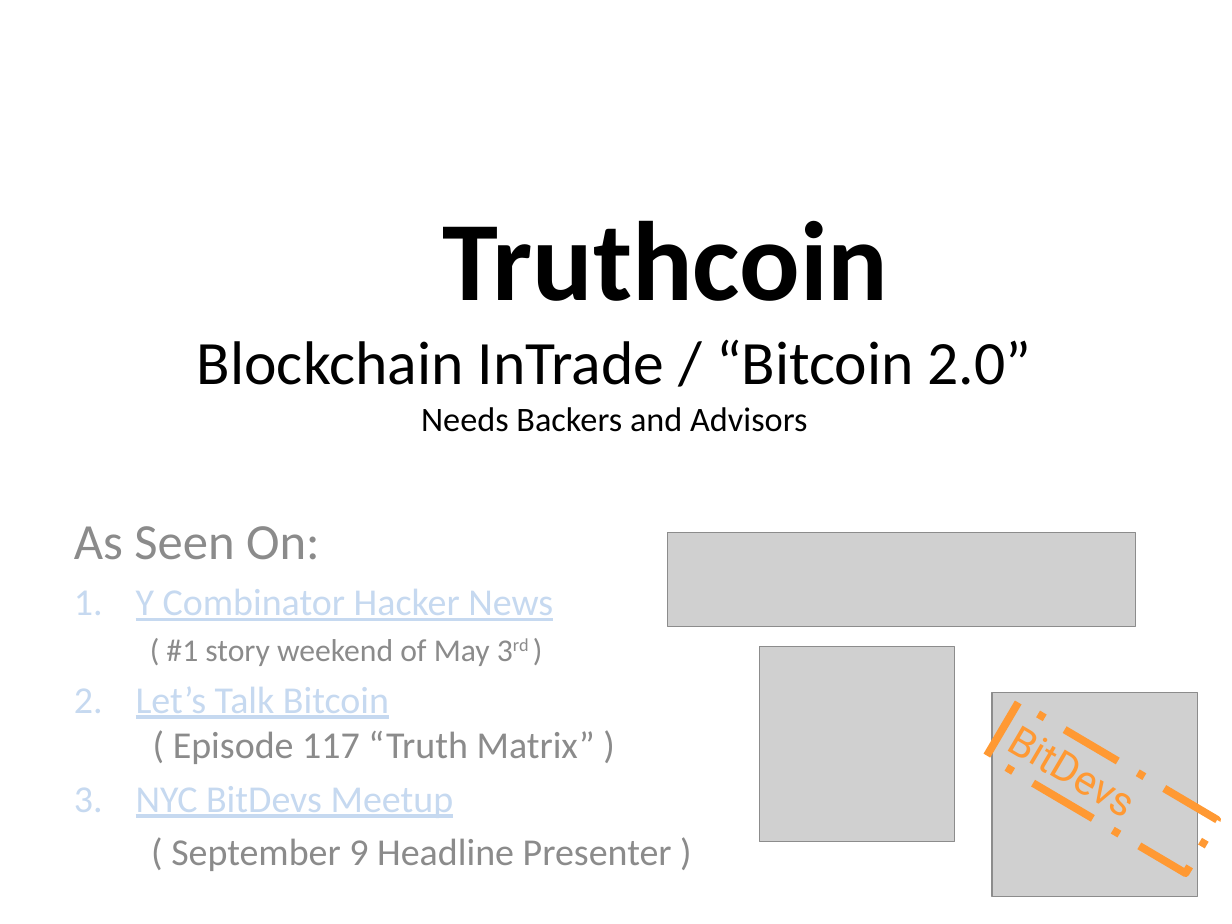
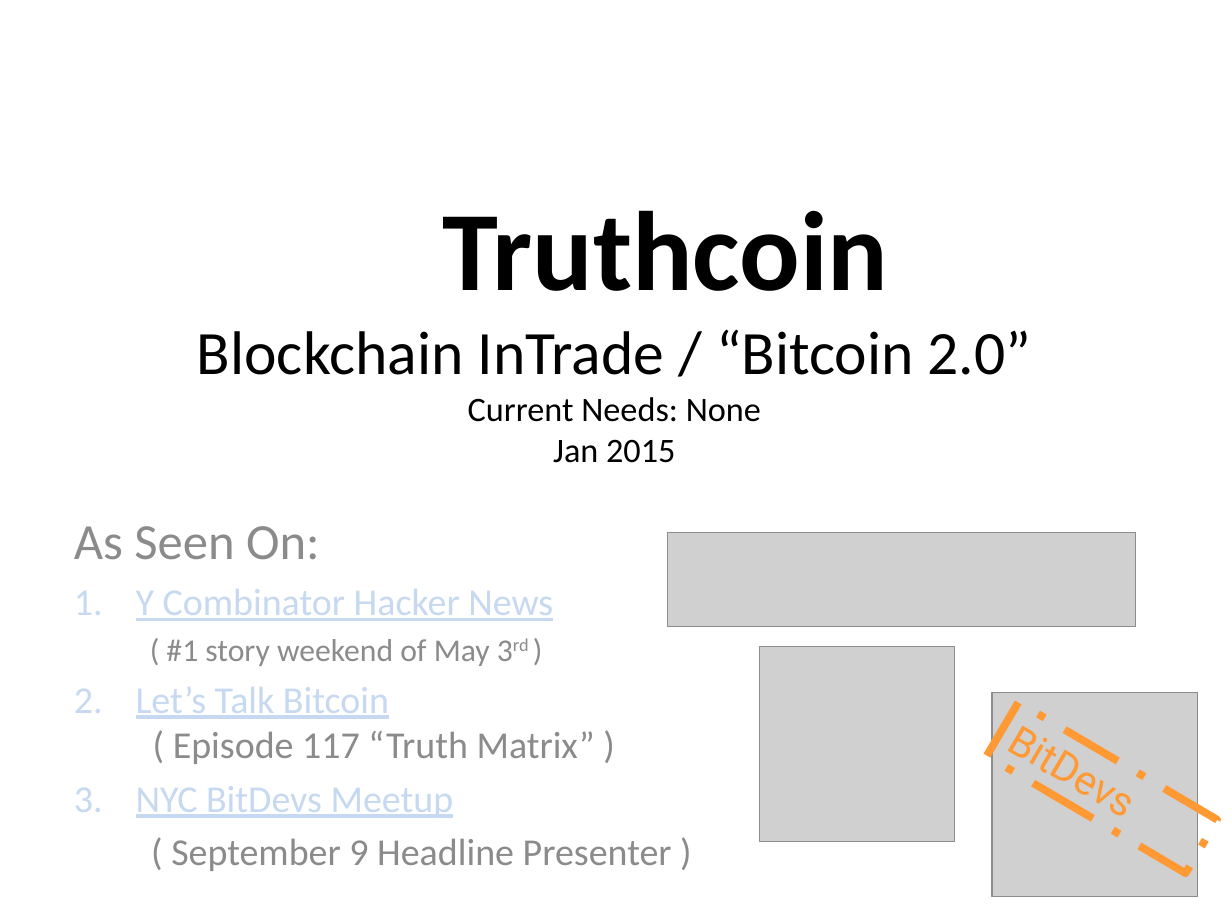
Before and after one commit to truthcoin/www.truthcoin.info, a slide deck: slide 1 of presentations/six-slide-sprint.pptx. Drawn at 1232x924 pixels with LibreOffice and Linux fonts; fonts in the diff are those of the drawing; grey boxes stand for pictures. Boxes give left, top, right and bottom in pixels: in the first picture for what was removed or moved away, otherwise in the second. Text is boxed around its words. In the diff, an @@ line names an element or a change of style, - is before the commit and + after.

```diff
--- a/presentations/six-slide-sprint.pptx
+++ b/presentations/six-slide-sprint.pptx
@@ title at [197,210,1032,463]: text changed @@
-Truthcoin
-Blockchain InTrade / “Bitcoin 2.0”
-Needs Backers and Advisors
+Truthcoin
+Blockchain InTrade / “Bitcoin 2.0”
+Current Needs: None
+Jan 2015
```
Also in this commit, not shown: 3 other slides changed, 6 other files.
